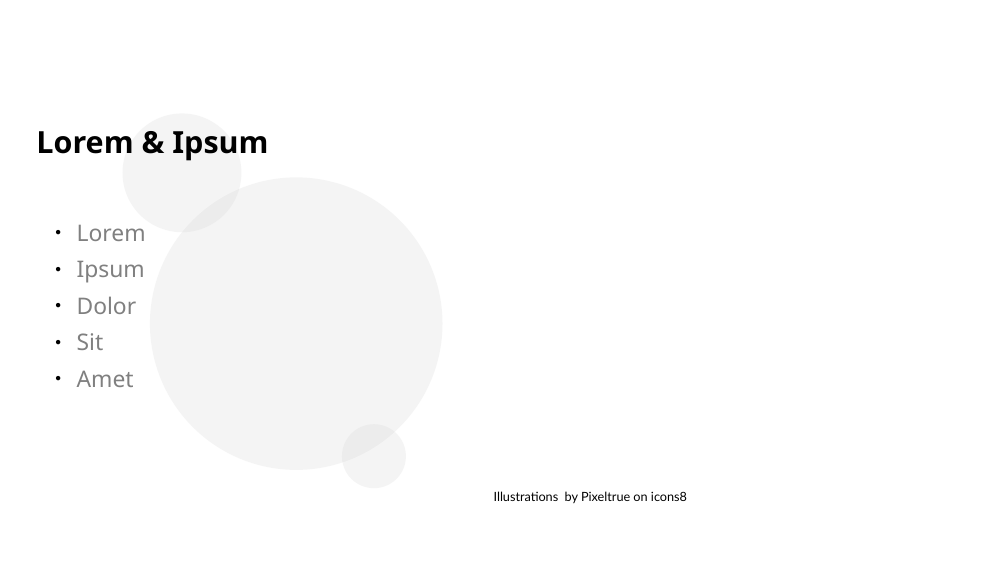
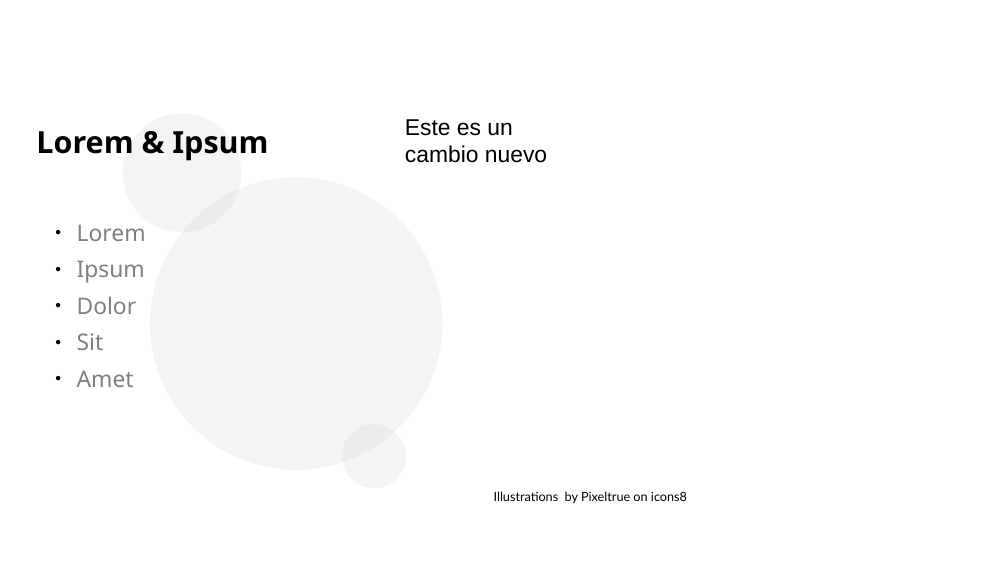
Before and after one commit to jegualdron/git_UPS, a slide deck: slide 2 of Ensamblaje_genoma.odp. Drawn at 1008x567 pixels with LibreOffice and Linux fonts; fonts in the diff are those of the drawing; background and template pictures are left out. Boxes give left, top, right and bottom in pixels: in the first picture for what was removed or moved away, otherwise in the second. Text is boxed around its words. In the diff, an @@ line names an element or a change of style, - is before the commit and + after.

Commit message:
act odp

```diff
--- a/Ensamblaje_genoma.odp
+++ b/Ensamblaje_genoma.odp
@@ text added at <box>405,119,547,163</box>, 18 pt, text #000000 @@
+Este es un cambio nuevo
```
Also in this commit, not shown: 1 other slide changed.
